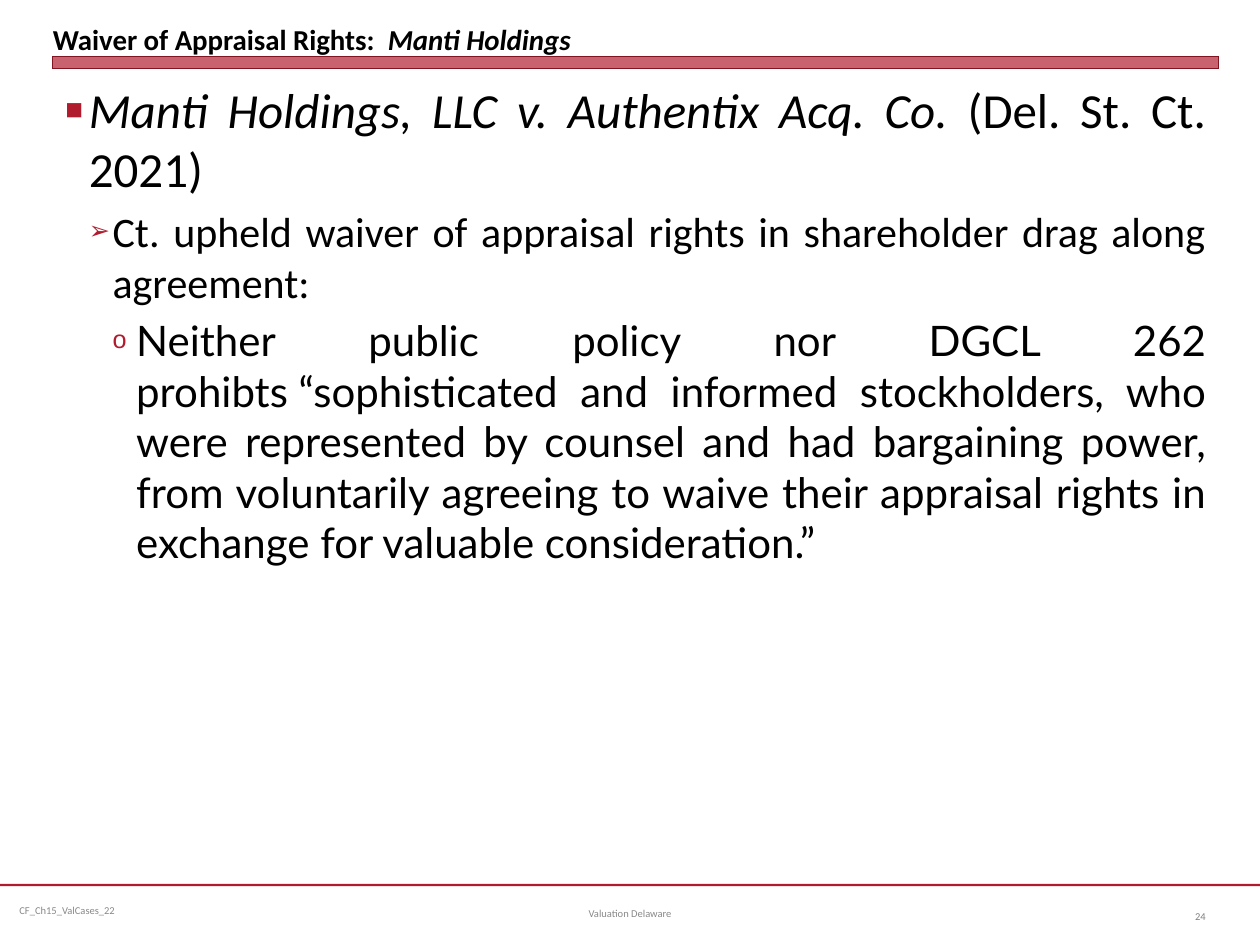
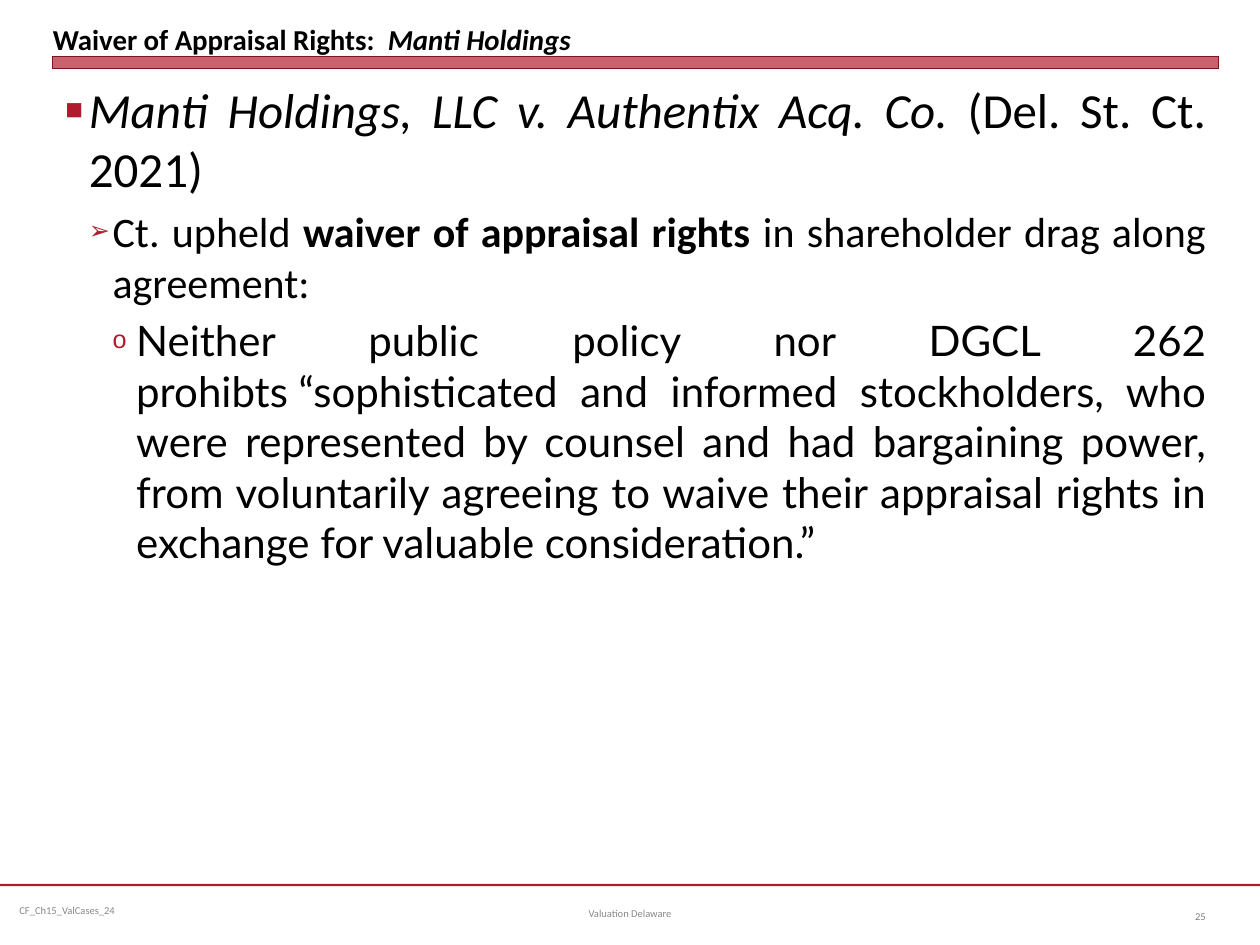
Before and after one commit to jmc877/Corporate-Finance, a slide deck: slide 25 of slides/CF_Ch15_ValCases_24.pptx (slide 24 before the commit). Drawn at 1260x945 pixels with LibreOffice and Linux fonts; fonts in the diff are those of the drawing. Boxes give left, top, right and bottom in pixels: in the first picture for what was removed or moved away, otherwise in the second. Text is boxed around its words. In the diff, an @@ line names an element or a change of style, - is before the commit and + after.

```diff
--- a/slides/CF_Ch15_ValCases_24.pptx
+++ b/slides/CF_Ch15_ValCases_24.pptx
@@ text at (x1=113, y1=217, x2=1206, y2=306): bold on in "waiver of appraisal rights" @@
@@ text at (x1=19, y1=907, x2=114, y2=916): text changed @@
-CF_Ch15_ValCases_22
+CF_Ch15_ValCases_24
@@ page number at (x1=1195, y1=913, x2=1206, y2=920): text changed @@
-24
+25
```
Also in this commit, not shown: 24 other slides changed, 1 slide added.
